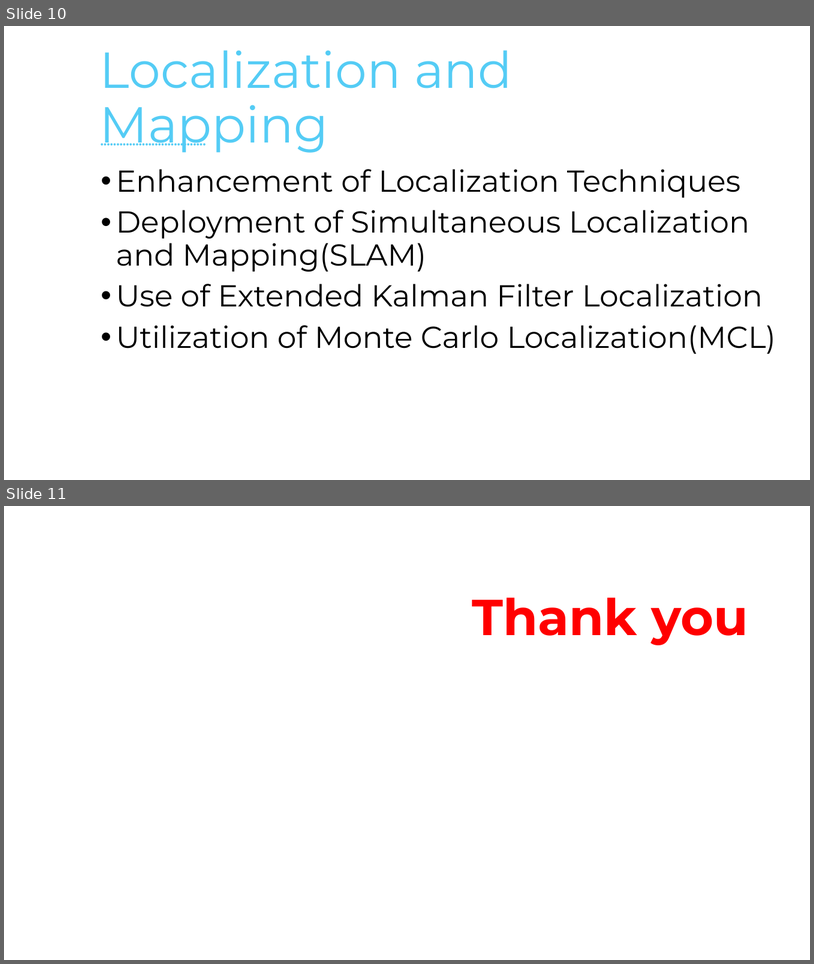
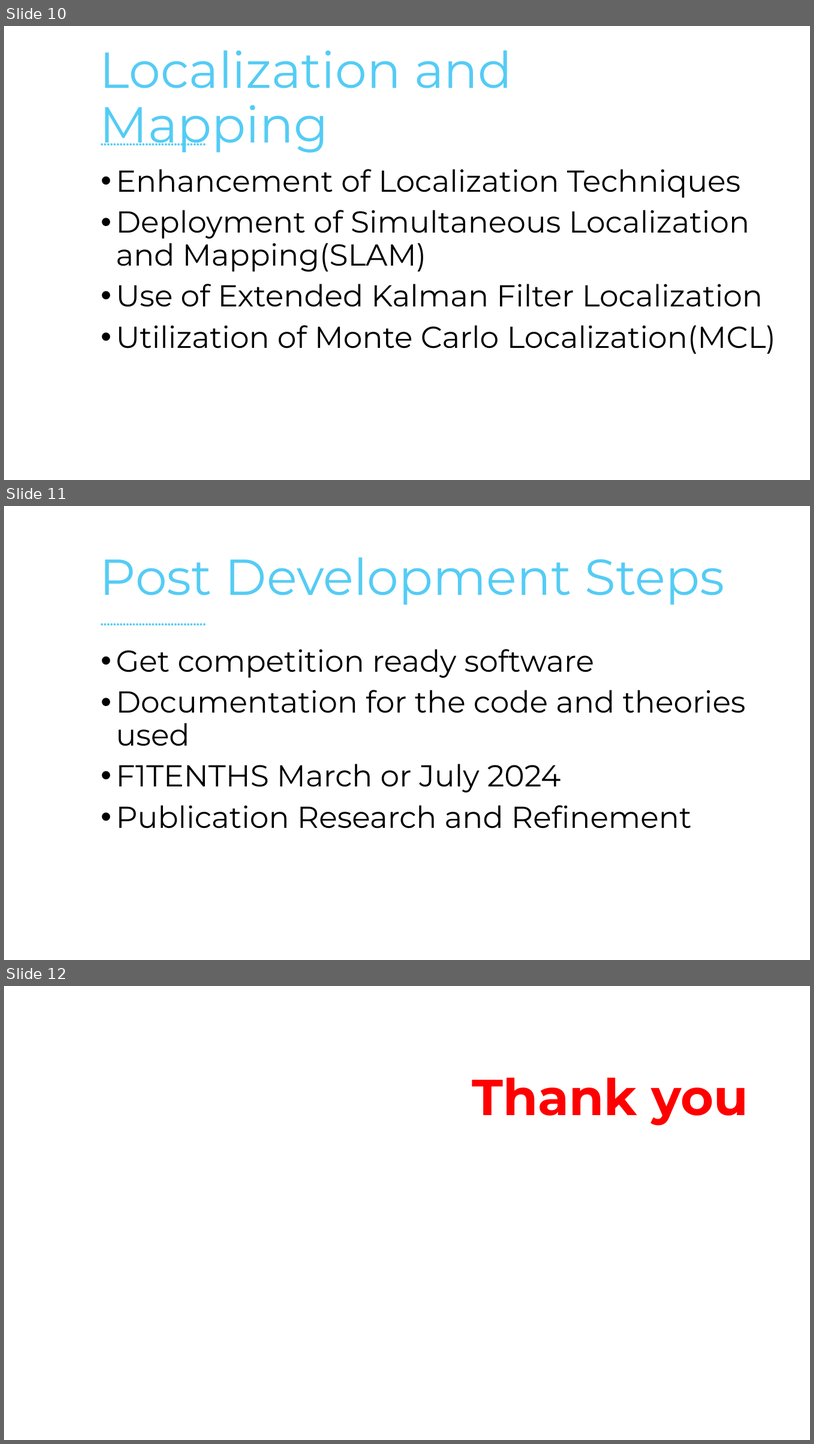
Before and after one commit to Jigyass/F1TENTHS_Autonomous_Performance_Driving, a slide deck: Project_Proposal_Presentation.pptx. Shown one above the other, each under a label of ours: slides 10 and 11 before the commit, slides 10, 11 and 12 after it. The pictures are 814x964 and 814x1444 pixels, drawn with LibreOffice and Linux fonts; fonts in the diff are those of the drawing; background and template pictures are left out. Boxes give left, top, right and bottom in pixels: in the first picture for what was removed or moved away, otherwise in the second. Text is boxed around its words. In the diff, an @@ line names an element or a change of style, - is before the commit and + after.

Commit message:
Finished Project Proposal

```diff
--- a/Project_Proposal_Presentation.pptx
+++ b/Project_Proposal_Presentation.pptx
@@ slide 11 added at [4, 506, 810, 960], background #FFFFFF; not listed: 1 template element that a slide beside it also shows @@
@@ title added at [100, 557, 725, 605], 60 pt, text #54CCF5 @@
+Post Development Steps
@@ text added at [116, 649, 746, 828], 36 pt, text #000000 @@
+• Get competition ready software
+• Documentation for the code and theories used
+• F1TENTHS March or July 2024
+• Publication Research and Refinement
@@ what was slide 11 is now slide 12 @@
```
